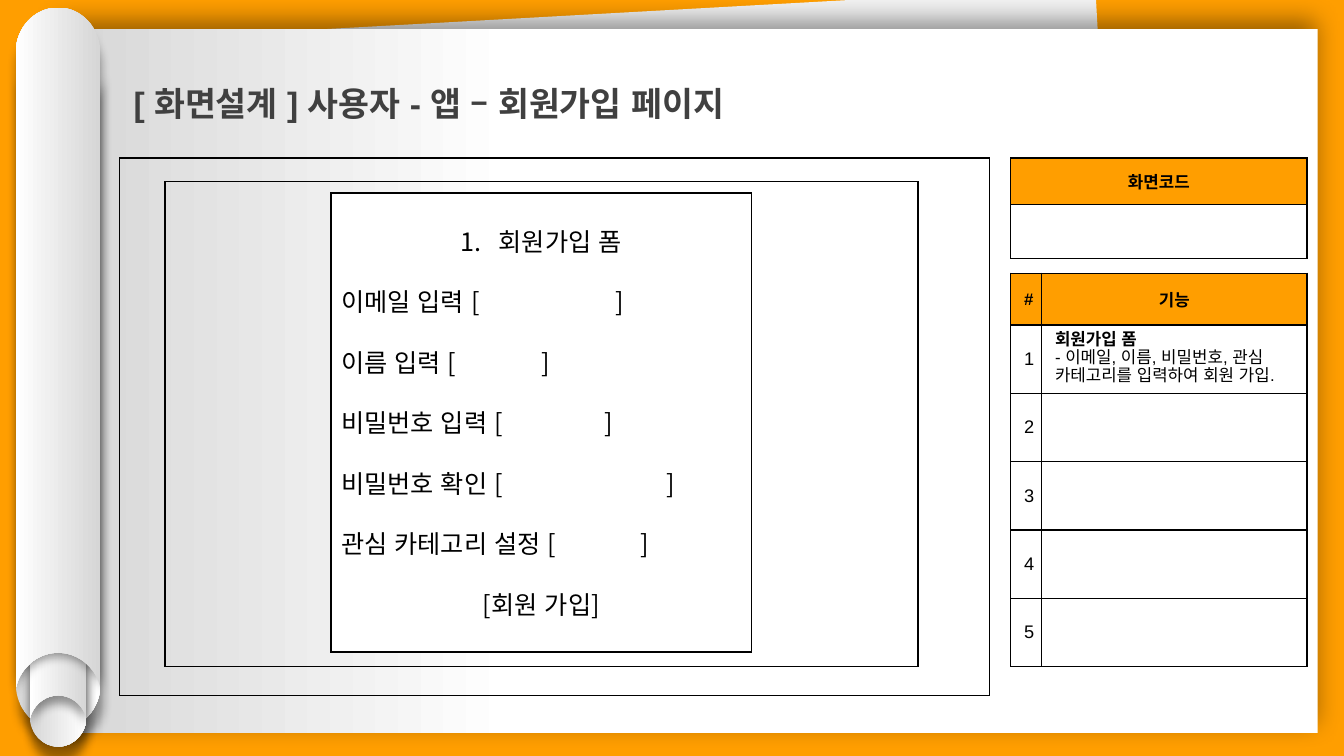
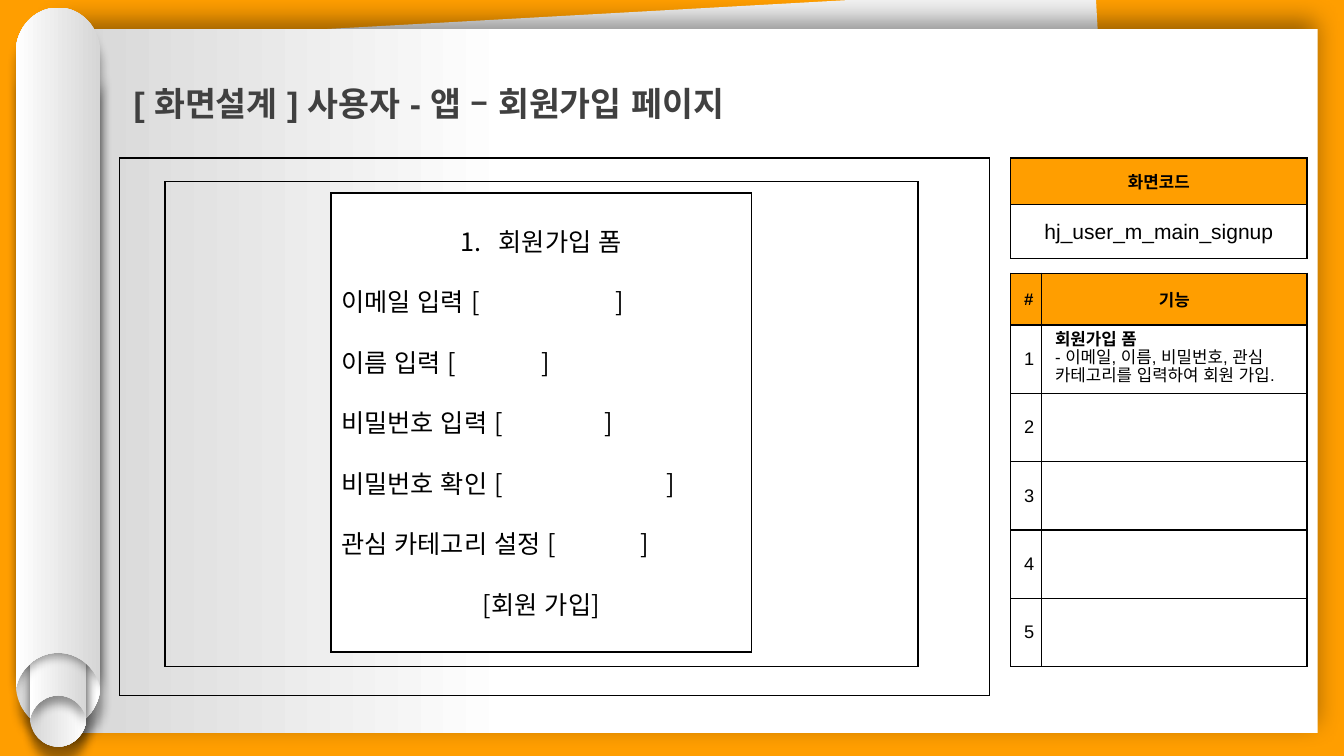
Before and after one commit to hhsw07/ezen-academy-projects, a slide deck: slide 23 of 0 발표용 파워포인트/project06 - 파워포인트 종합 - 형준.pptx. Drawn at 1344x756 pixels with LibreOffice and Linux fonts; fonts in the diff are those of the drawing. Boxes give left, top, right and bottom in pixels: in the first picture for what was removed or moved away, otherwise in the second. Text is boxed around its words. In the diff, an @@ line names an element or a change of style, - is before the commit and + after.

```diff
--- a/0 발표용 파워포인트/project06 - 파워포인트 종합 - 형준.pptx
+++ b/0 발표용 파워포인트/project06 - 파워포인트 종합 - 형준.pptx
@@ table at <box>1011,158,1308,259</box> @@
-row 2, column 1: 
+row 2, column 1: hj_user_m_main_signup
```
Also in this commit, not shown: 4 other slides changed, 54 other files.
